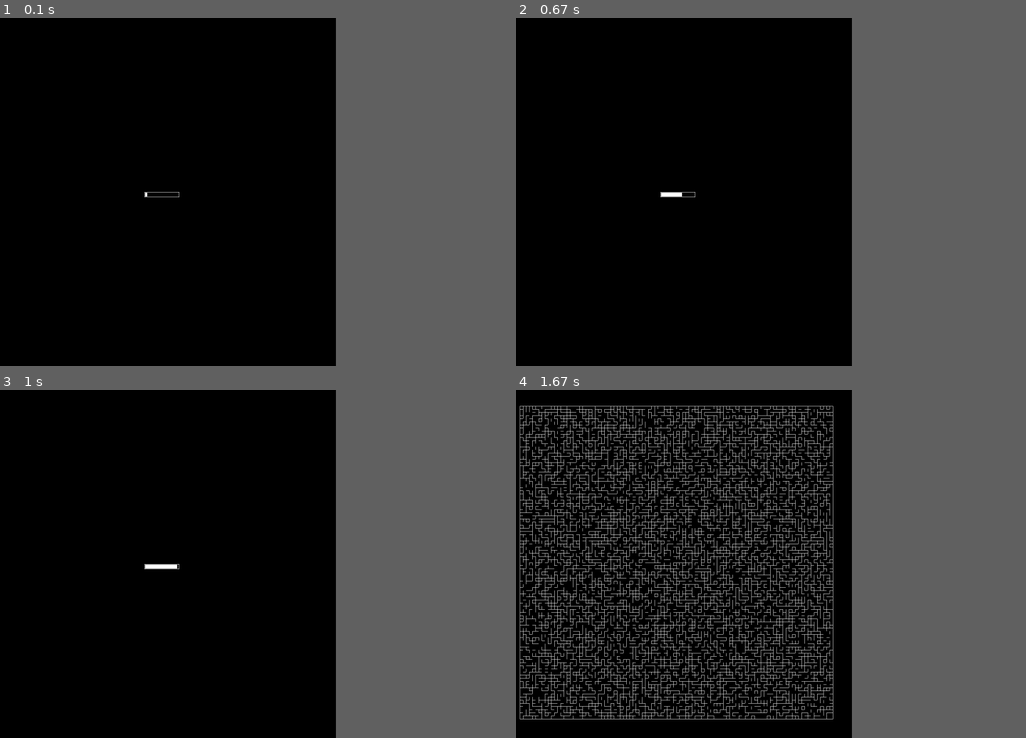
Above: before the commit, frames 1-4 (two rows, left to right).
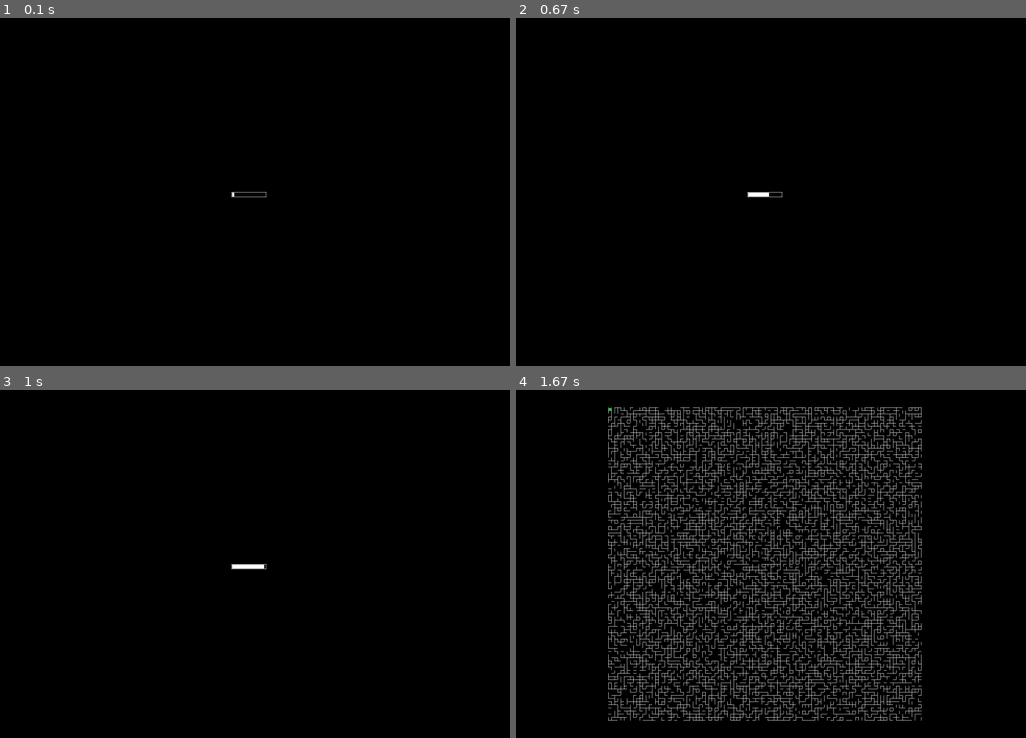
Above: after the commit, the same moments.

Repository: AlexanderNoles/NEA
Game: pygame game, started from MazeRenderer 2.0.py
Same seed, same stepped clock (60 frames per second), same inputs: the game is played once before the commit and once after it.
Inputs:
- Up to frame 1 (0.1 s): no input
- Up to frame 2 (0.67 s): hold Right from 0.33 s (still down)
- Up to frame 3 (1 s): release Right at 0.8 s; hold Up from 0.83 s (still down)
- Up to frame 4 (1.67 s): release Up at 1.3 s
In our replay, the window is 600x600 before the commit and 900x600 after it. These sizes can differ from the game's own. Grey fills any space a smaller window leaves; there, only what the larger window draws over its background counts as a difference.

The runs differ from the first frame. In frame 1, less than 0.1% of the frame differs, in the area x 28-53%, y 50-52%; in frame 2, 0.1%; in frame 3, 0.2%; in frame 4, 26%, in the area x 0-80%, y 4-95%.

Commit message:
Progress on wall detection

Diff:
--- a/MazeGenerationNew.py
+++ b/MazeGenerationNew.py
@@ -5,7 +5,7 @@
 empty = 0
 wall = 1
 
-def generate_random_walls(width,height):
+def generate_random_walls(height,width):
     #Intialize the array
     maze_array = []
     for x in range(0,width):
--- a/MazeRenderer 2.0.py
+++ b/MazeRenderer 2.0.py
@@ -1,5 +1,5 @@
 import time
-import os                   #Used to hide the initial pygame prompt
+import os                   #Used to hide the initial pygame console output
 os.environ['PYGAME_HIDE_SUPPORT_PROMPT'] = "hide"
 import pygame               #Used to draw pixels on the screen in a window
 
@@ -21,16 +21,59 @@
     pygame.display.set_caption(title)
     temp = 0 #Temporary Variable to manage progress of stand-in progress bar
     delta_time = 0
+    add_to_y = 0
+    add_to_x = 0
     loading = True
     first_frame = True
     running = True
+    position_set_to = [0,0]
+    move_dir = ""
+    player_pos = [0,0]
+    cube_size = 10
+    check_walls = True
     while running:
-        start_time = time.time() #For measuring execution time, for debug and for testing program speed
-        #Anything in this loop is run every frame while running is True
+        #Anything in this loop is run every frame (Equivalent to Unity's update() function)
+        start_time = time.time() #For measuring execution time it is used for debug, testing program speed and the calculation of delta_time
         for event in pygame.event.get():
             #Makes program stop when user closes the window
             if event.type == pygame.QUIT:
                 running = False
+            #Checks if the player has pressed a move button (and which one it was) this frame
+            if event.type == pygame.KEYDOWN:
+                if event.key == pygame.K_LEFT:
+                    add_to_x = -1
+                    move_dir = "left"
+                elif event.key == pygame.K_RIGHT:
+                    add_to_x = 1
+                    move_dir = "right"
+                elif event.key == pygame.K_UP:
+                    add_to_y = -1
+                    move_dir = "up"
+                elif event.key == pygame.K_DOWN:
+                    add_to_y = 1
+                    move_dir = "down"
+                else:
+                    move_dir = ""
+                #Need to make it check to see if input is valid
+                print('')
+                print(player_pos[0],player_pos[1])
+                print(position_set_to[0] + add_to_x, position_set_to[1] + add_to_y)
+                #Checks to make sure player can't go outside the maze
+                if position_set_to[0] + add_to_x < 0 or position_set_to[0] + add_to_x > len(maze_data)-1:
+                    add_to_x = 0
+                    check_walls = False
+                if position_set_to[1] + add_to_y < 0 or position_set_to[1] + add_to_y > len(maze_data[0])-1:
+                    add_to_y = 0
+                    check_walls = False
+                #Checks to see if there is a wall in the players way
+                if(wall(maze_data,[position_set_to[0] + add_to_x,position_set_to[1] + add_to_y],player_pos,move_dir)) and check_walls:
+                    add_to_y = 0
+                    add_to_x = 0
+                check_walls = True
+            else:
+                position_set_to = player_pos
+                add_to_y = 0
+                add_to_x = 0
         #Game Code
         if debug:
             print(str(round((time.time() - start_time)*1000,1)) + "ms") #Prints execution time (per frame) to console
@@ -40,15 +83,78 @@
                 loading = False
                 screen.fill(default)
             else:
-                progress_bar(100,4,temp,screen,[0,0],[width,height]) #This is a stand-in progress bar to test how it would look, the real one's progression would be based on the actual loading progression
-                temp += 1 * delta_time
-        elif loading == False:
+                progress_bar(100,4,temp,screen,[0,0],[width,height]) #This is a stand-in progress bar to test how it would look, the real one's progression would be based on the maze generation progression
+                temp += 1 * delta_time                               #currently the maze generates before the progress bar is shown and the maze is rendered after (To make it properly linked to maze generation
+        elif loading == False:                                       #the progress bar would have to be called from the MazeGenerationNew script) #len(maze_data[0])-2
             if first_frame == True:
                 first_frame = False
-                draw_maze([width,height],10,screen,maze_data)
+                generated_data = draw_maze([width,height],cube_size,screen,maze_data)
+                player_pos = draw_player(maze_data,generated_data[0],generated_data[1],cube_size,screen,[width,height],[0,0],True)
+                position_set_to = player_pos
+            else:
+                player_pos = draw_player(maze_data,generated_data[0],generated_data[1],cube_size,screen,[width,height],[position_set_to[0] + add_to_x,position_set_to[1] + add_to_y],False,player_pos)
         pygame.display.flip()
         delta_time = time.time() - start_time #delta_time is the time the program took to execute the last frame
     pygame.quit()
+
+def wall(maze_data,position_to_set_to,player_pos,move_dir): #Checks to see if there is a wall blocking the players way (currently not working)
+    if move_dir == "":
+        return True
+    dict_one = {
+        "left":[0,1],
+        "right":[1,0],
+        "up":[2,3],
+        "down":[3,2]
+        }
+    print((maze_data[-player_pos[0]][-player_pos[1]]))
+    print((maze_data[-player_pos[0]][-player_pos[1]])[(dict_one[move_dir])[0]])
+    if (maze_data[-player_pos[0]][-player_pos[1]])[(dict_one[move_dir])[0]] == 1 and (maze_data[-player_pos[0]][-player_pos[1]])[(dict_one[move_dir])[0]] == 1:
+        print("wall")
+        return True
+    else:
+        print("no wall")
+        return False
+
+def draw_maze(window_dimensions,cube_size,screen,maze_data):
+    #This function will draw the maze based on maze data generated in the maze generation script
+    #A cube_size of two and below will cause the squares to be too small to be properly represented properly on any pixelated screen, hence, 3 is the lowest the function allows
+    if cube_size < 3: cube_size = 3
+    #Content of maze#
+    maze_width = (len(maze_data) * (cube_size-1))+1 #Calculates the dimensions of the maze, taking into account the fact the squares overlap
+    maze_height = (len(maze_data[0]) * (cube_size-1))+1
+    offsety = 0
+    offsetx = 0
+    for y in range(0,len(maze_data)):
+        for x in range(0, len(maze_data[y])):
+            draw_rectangle([int(0-(maze_height/2)+offsetx),int((0-maze_width/2)+offsety)],cube_size,cube_size,False,white,screen,window_dimensions,maze_data[y][x])
+            offsetx += cube_size-1
+        offsety += cube_size-1
+        offsetx = 0
+    #Maze Shell#
+    #draw_outline([int(0-maze_height/2),int(0-maze_width/2)],((cube_size-1)*len(maze_data[0])),((cube_size-1)*len(maze_data)),white,screen,window_dimensions,[1,1,1,1])
+    return [maze_width,maze_height,]
+
+def draw_player(maze_data,maze_height,maze_width,cube_size,screen,window_dimensions,new_pos,first_pos,*args):
+    player_size = cube_size * 0.6
+    if first_pos:
+        player_pos = find_center_of_square(maze_width,maze_height,cube_size,new_pos)
+        draw_rectangle(player_pos,player_size,player_size,True,green,screen,window_dimensions)
+    else:
+        if args[0] is None:
+            print("ERROR: No previous position entered")
+        else:
+            old_player_pos = find_center_of_square(maze_width,maze_height,cube_size,args[0])
+            player_pos = find_center_of_square(maze_width,maze_height,cube_size,new_pos)
+            draw_rectangle(old_player_pos,player_size,player_size,True,black,screen,window_dimensions) #Remove previous player_pos
+            draw_rectangle(player_pos,player_size,player_size,True,green,screen,window_dimensions)
+    return new_pos
+
+def find_center_of_square(maze_width,maze_height,cube_size,pos): #Converts map coords to pixel measurments so that the player can be properly positioned
+    x = pos[0]                                                   #Currently while the player isn't intersecting walls they don't look like they are in the center
+    y = pos[1]
+    pos_in_pixels = [int(0-(maze_width/2)+(cube_size-1)*x)+(0.2*cube_size),int(0-(maze_height/2)+(cube_size-1)*y)+(0.2*cube_size)]
+    #print(pos_in_pixels)
+    return pos_in_pixels
 
 def progress_bar(width,number_of_segements,progress,screen,offset,window_dimensions):
     center = [0+offset[0],0+offset[0]]
@@ -91,28 +197,12 @@
 
 def alter_to_fit_scale(value):
     #Alters any variable to fit game scale
-    return (value*scale)
+    return int(value*scale)
 
 def alter_coords_to_fit_scale(value,full):
     #Makes coords relative to the center and fits them to game scale
-    return (full + (value*scale))
-
-def draw_maze(window_dimensions,cube_size,screen,maze_data):
-    #This function will draw the maze based on maze data generated in the maze generation script
-    #Content of maze#
-    maze_width = len(maze_data) * (cube_size / 1.1) #Divided by 1.1 to shift maze into proper place when cubes slightly overlap each other (represented by the offsets being cube_size-1)
-    maze_height = len(maze_data[0]) * (cube_size / 1.1)
-    offsety = 0
-    offsetx = 0
-    for x in range(0,len(maze_data)):
-        for y in range(0, len(maze_data[x])):
-            draw_rectangle([int(0-(maze_height/2)+offsetx),int((-maze_width/2)+offsety)],cube_size,cube_size,False,white,screen,window_dimensions,maze_data[x][y])
-            offsetx += cube_size-1
-        offsety += cube_size-1
-        offsetx = 0
-    #Maze Shell#
-    draw_outline([int(0-maze_height/2),int(0-maze_width/2)],((cube_size-1)*len(maze_data[0])),((cube_size-1)*len(maze_data)),white,screen,window_dimensions,[1,1,1,1])
+    return int(full + (value*scale))
 
 from MazeGenerationNew import generate_random_walls
 maze_data = generate_random_walls(100,100)
-play_maze(1000,1000,"Test Maze",maze_data)
+play_maze(1500,1000,"Test Maze",maze_data)
